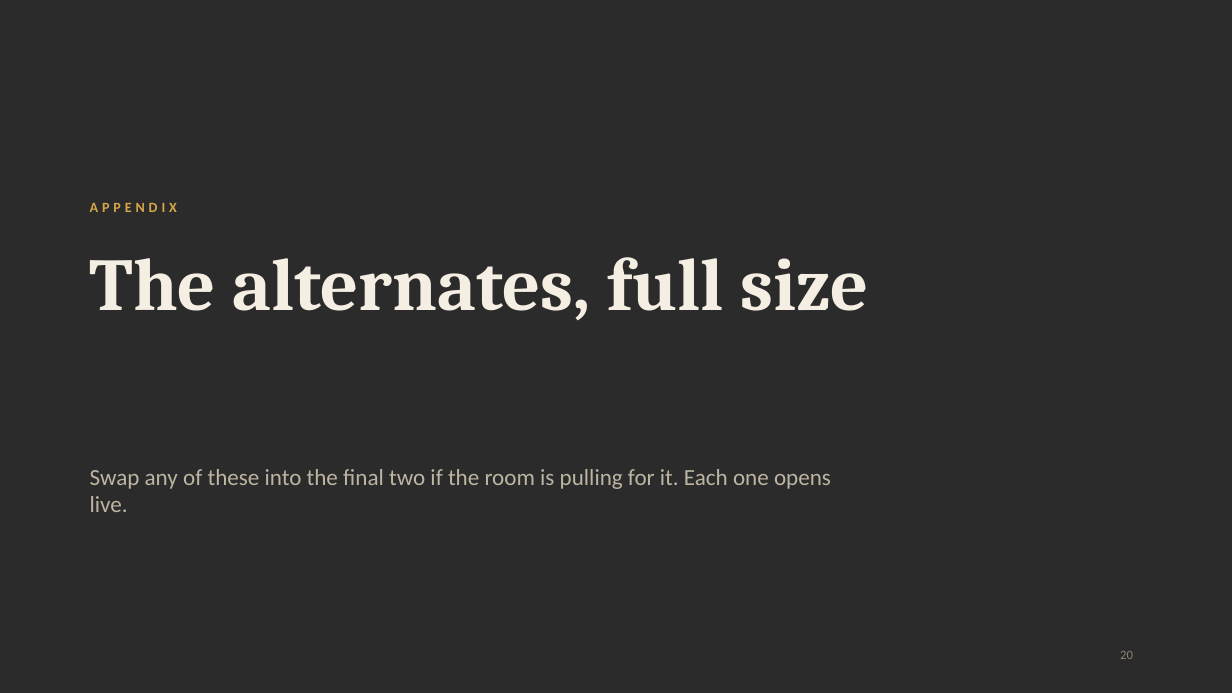
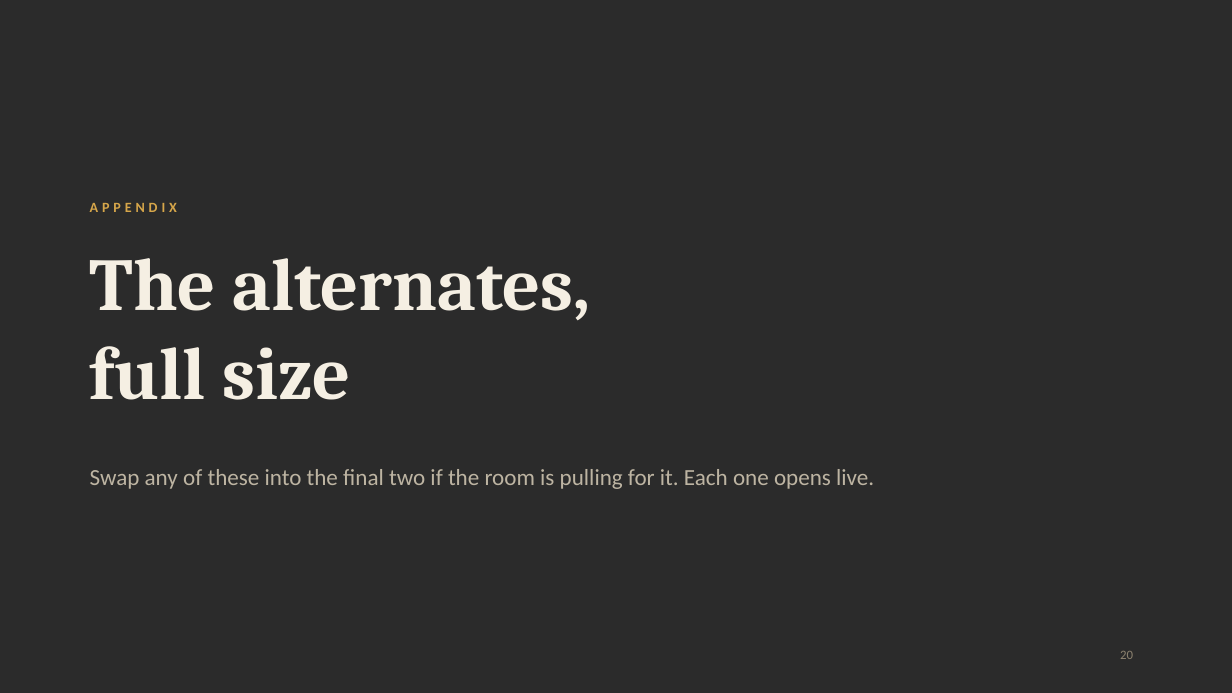
Before and after one commit to jpzllkfl/ace-design-presentation, a slide deck: slide 20 of ACE-Design-Review.pptx. Drawn at 1232x693 pixels with LibreOffice and Linux fonts; fonts in the diff are those of the drawing; background and template pictures are left out; a plain dark background stands for a picture behind light text. Boxes give left, top, right and bottom in pixels: in the first picture for what was removed or moved away, otherwise in the second. Text is boxed around its words. In the diff, an @@ line names an element or a change of style, - is before the commit and + after.

```diff
--- a/ACE-Design-Review.pptx
+++ b/ACE-Design-Review.pptx
@@ title at bbox=[90, 258, 591, 400]: text changed @@
-The alternates, full size
+The alternates,
+full size
@@ text "Swap any of these into ..." rewrapped from bbox=[90, 469, 831, 512] to bbox=[90, 469, 874, 489] @@
```
Also in this commit, not shown: 11 other slides changed, 4 slides added, 4 slides removed, 4 other files.
